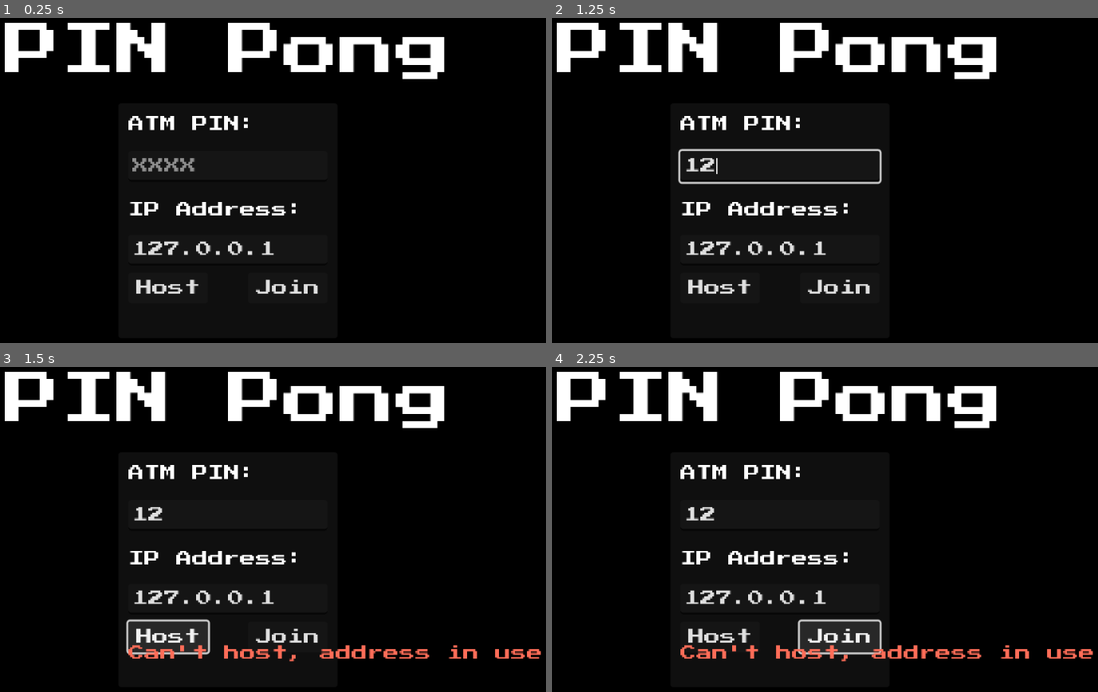
Above: before the commit, frames 1-4 (two rows, left to right).
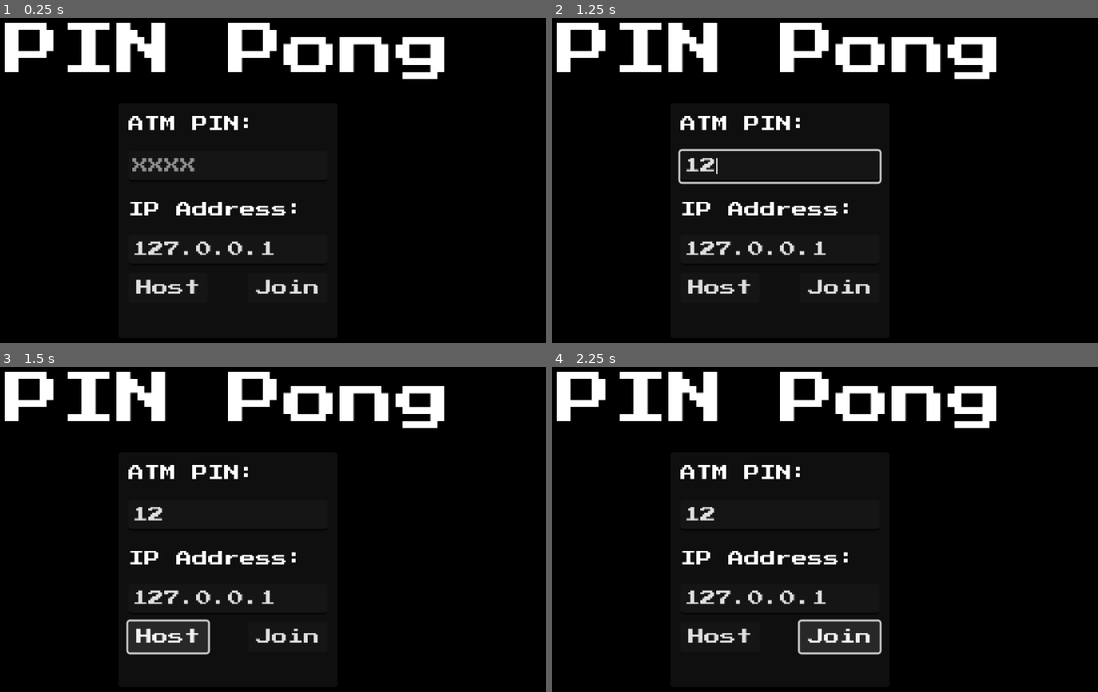
Above: after the commit, the same moments.

Repository: pbhenningsen/PinPong
Game: Godot game, scene res://lobby.tscn
Same seed, same stepped clock (60 frames per second), same inputs: the game is played once before the commit and once after it.
Inputs (mouse positions are in pixels of both pictures, inside the frame that each line leads up to):
- Up to frame 1 (0.25 s): no input
- Up to frame 2 (1.25 s): click (781, 167) at 0.52 s; type "12" at 0.6 s
- Up to frame 3 (1.5 s): click "Host" at 1.25 s
- Up to frame 4 (2.25 s): click "Join" at 2 s

Frames 1-2 are identical in both runs. In frame 3, 1.3% of the frame differs, in the area x 23-100%, y 85-91%; in frame 4, 1.3%.
Error before the commit: Attempt to call function 'compress' in base 'null instance' on a null instance. (res://logic/lobby.gd:120)
Error after the commit: Parse Error: Identifier "peer" not declared in the current scope. (res://logic/lobby.gd:95)

Commit message:
not sure

Diff:
--- a/pong-multiplayer-demo/logic/lobby.gd
+++ b/pong-multiplayer-demo/logic/lobby.gd
@@ -1,9 +1,7 @@
 extends Control
 
-# Default game server port. Can be any number between 1024 and 49151.
-# Not present on the list of registered or common ports as of December 2022:
-# https://en.wikipedia.org/wiki/List_of_TCP_and_UDP_port_numbers
-const DEFAULT_PORT = 8910
+
+const DEFAULT_PORT = 8080 #WebSocket Server Port
 
 @onready var address = $Address
 @onready var host_button = $HostButton
@@ -15,11 +13,15 @@
 @onready var pin: LineEdit = $Pin
 
 
-var peer = null
+#var peer = null
+var ws_client : WebSocketPeer
+var is_connected = false
 
 func _ready():
+	# Initialize WebSocket Client
+	ws_client = WebSocketPeer.new()
+
 	# Connect all the callbacks related to networking.
-
 	multiplayer.peer_connected.connect(_player_connected)
 	multiplayer.peer_disconnected.connect(_player_disconnected)
 	multiplayer.connected_to_server.connect(_connected_ok)
